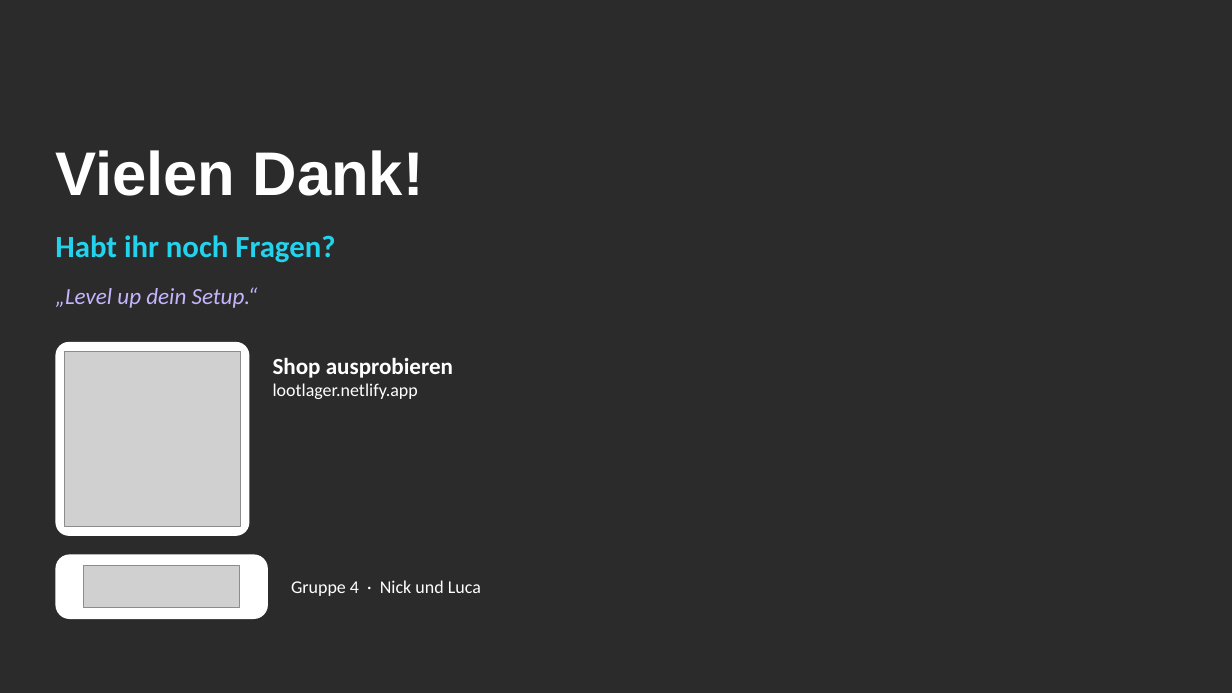
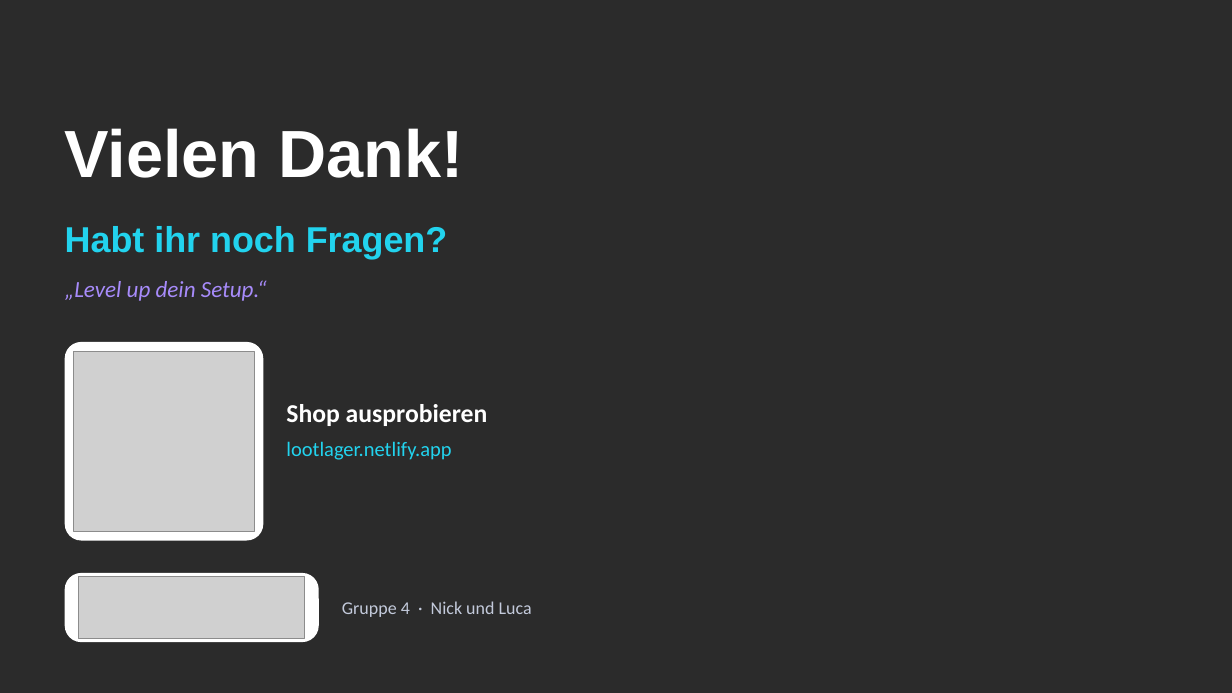
Before and after one commit to TheNickCoolst/EcomShopRepo, a slide deck: slide 8 of praesentation/LootLager_Praesentation.pptx. Drawn at 1232x693 pixels with LibreOffice and Linux fonts; fonts in the diff are those of the drawing; grey boxes stand for pictures; background and template pictures are left out; a plain dark background stands for a picture behind light text. Boxes give left, top, right and bottom in pixels: in the first picture for what was removed or moved away, otherwise in the second. Text is boxed around its words. In the diff, an @@ line names an element or a change of style, - is before the commit and + after.

```diff
--- a/praesentation/LootLager_Praesentation.pptx
+++ b/praesentation/LootLager_Praesentation.pptx
@@ title "Vielen Dank!": place and size @@
-title "Vielen Dank!" at (55, 150, 424, 196)
+title "Vielen Dank!" at (65, 128, 463, 178)
@@ title "Vielen Dank!" at (65, 128, 463, 178): size 48 to 52 pt; vertical alignment middle to top @@
@@ text "Habt ihr noch Fragen?": place and size @@
-text "Habt ihr noch Fragen?" at (55, 235, 335, 262)
+text "Habt ihr noch Fragen?" at (65, 226, 448, 259)
@@ text "Habt ihr noch Fragen?" at (65, 226, 448, 259): size 24 to 28 pt, font Calibri to Arial @@
@@ text "„Level up dein Setup.“": place and size @@
-text "„Level up dein Setup.“" at (55, 287, 258, 308)
+text "„Level up dein Setup.“" at (65, 280, 267, 301)
@@ text "„Level up dein Setup.“" at (65, 280, 267, 301): text colour #C4B5FD to #A78BFA @@
@@ rounded rectangle: place and size @@
-rounded rectangle at (55, 342, 250, 536)
+rounded rectangle at (65, 342, 263, 541)
@@ rounded rectangle at (65, 342, 263, 541): proportions changed @@
@@ picture: place and size @@
-picture at (65, 351, 240, 527)
+picture at (74, 351, 254, 531)
@@ text at (273, 357, 453, 378): paragraph removed @@
-Shop ausprobieren
@@ text added at (286, 404, 488, 426), 20 pt, text #FFFFFF, bold @@
+Shop ausprobieren
@@ text "lootlager.netlify.app": place and size @@
-text "lootlager.netlify.app" at (273, 357, 453, 399)
+text "lootlager.netlify.app" at (286, 441, 451, 460)
@@ text "lootlager.netlify.app" at (286, 441, 451, 460): size 14 to 16 pt, text colour #FFFFFF to #22D3EE @@
@@ picture removed at (84, 566, 240, 608) @@
@@ rounded rectangle at (65, 573, 319, 642): proportions changed @@
@@ rounded rectangle: place and size @@
-rounded rectangle at (55, 555, 268, 619)
+rounded rectangle at (65, 573, 319, 642)
@@ picture added at (79, 577, 305, 639) @@
@@ text "Gruppe 4 · Nick und ...": place and size @@
-text "Gruppe 4 · Nick und ..." at (291, 580, 481, 596)
+text "Gruppe 4 · Nick und ..." at (342, 601, 532, 617)
@@ text "Gruppe 4 · Nick und ..." at (342, 601, 532, 617): text colour #FFFFFF to #C3CADB @@
```
Also in this commit, not shown: 7 other slides changed, 2 other files.
